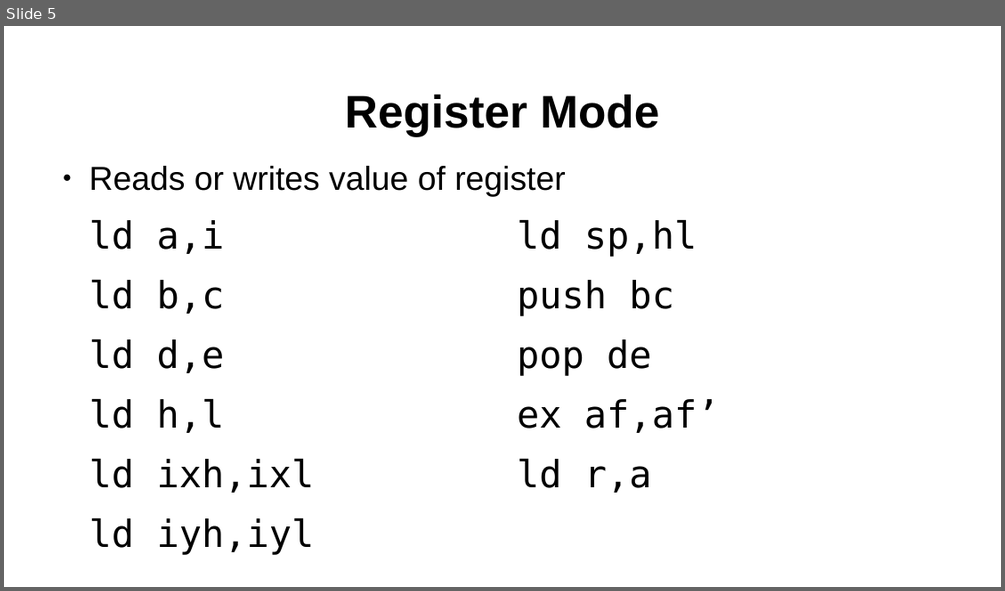
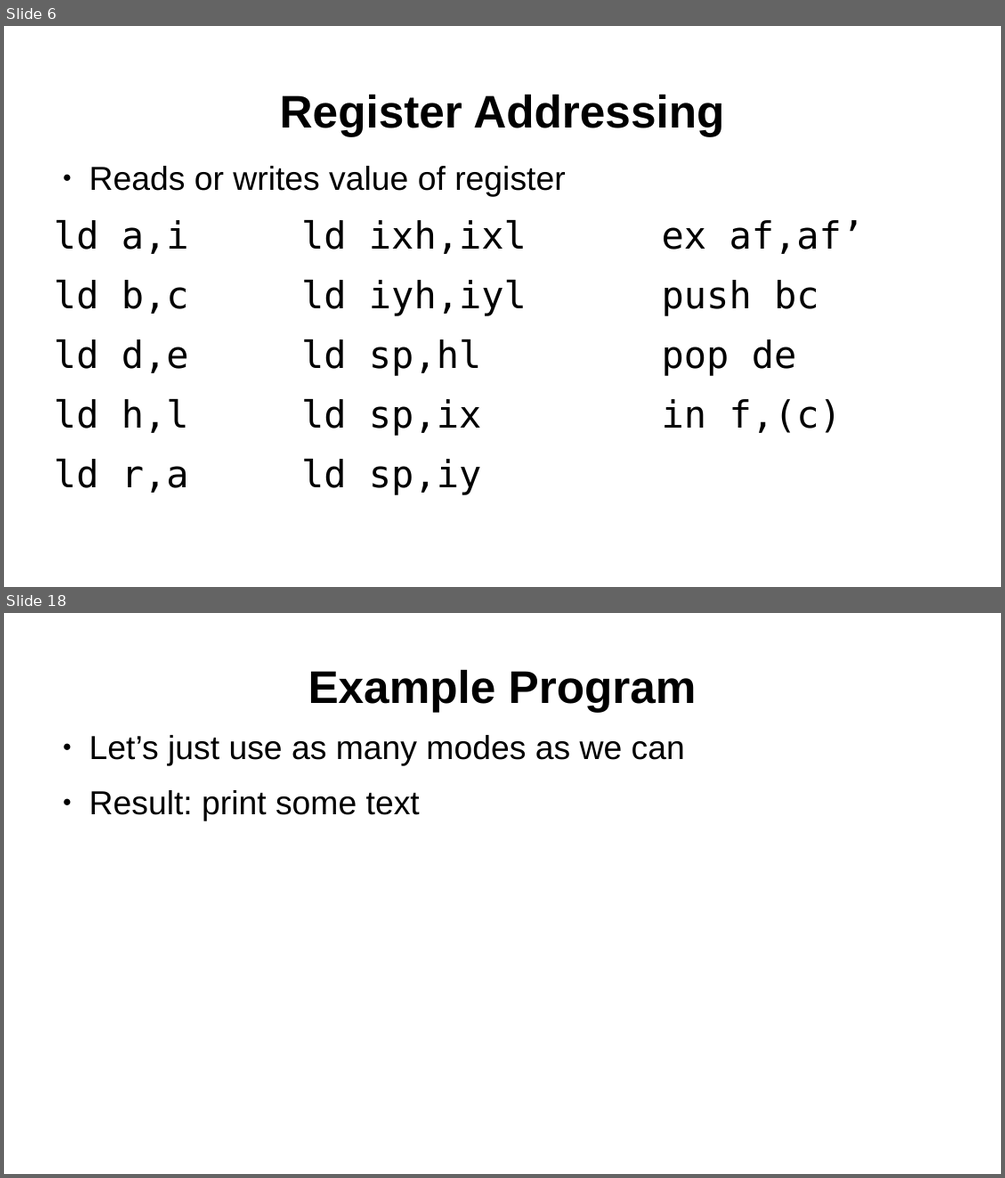
Before and after one commit to SlithyMatt/zxs-assembly-tutorial, a slide deck: Lesson2/Lesson2.odp. Shown one above the other, each under a label of ours: slide 5 before the commit, slides 6 and 18 after it; the slides between them are not shown. The pictures are 1005x591 and 1005x1178 pixels, drawn with LibreOffice and Linux fonts; fonts in the diff are those of the drawing. Boxes give left, top, right and bottom in pixels: in the first picture for what was removed or moved away, otherwise in the second. Text is boxed around its words. In the diff, an @@ line names an element or a change of style, - is before the commit and + after.

```diff
--- a/Lesson2/Lesson2.odp
+++ b/Lesson2/Lesson2.odp
@@ slide 18 added at (4, 613, 1001, 1174), background #FFFFFF @@
@@ title added at (308, 669, 696, 712), 44 pt, text #000000, bold @@
+Example Program
@@ text added at (89, 735, 685, 820), 32 pt, text #000000 @@
+● Let’s just use as many modes as we can
+● Result: print some text
@@ what was slide 5 is now slide 6 @@
@@ slide 6 changed as well @@
@@ title at (280, 94, 724, 137): text changed @@
-Register Mode
+Register Addressing
@@ text at (54, 220, 865, 495): text changed @@
-ld a,i ld sp,hl
-ld b,c push bc
-ld d,e pop de
-ld h,l ex af,af’
-ld ixh,ixl ld r,a
-ld iyh,iyl
+ld a,i ld ixh,ixl ex af,af’
+ld b,c ld iyh,iyl push bc
+ld d,e ld sp,hl pop de
+ld h,l ld sp,ix in f,(c)
+ld r,a ld sp,iy
```
Also in this commit, not shown: 1 other slide changed, 12 other slides added.
